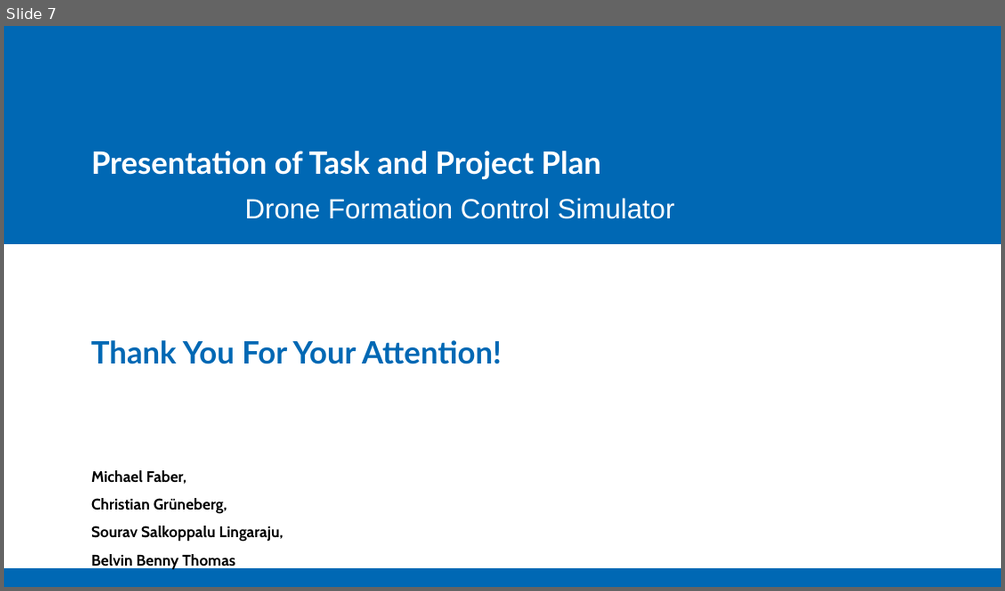
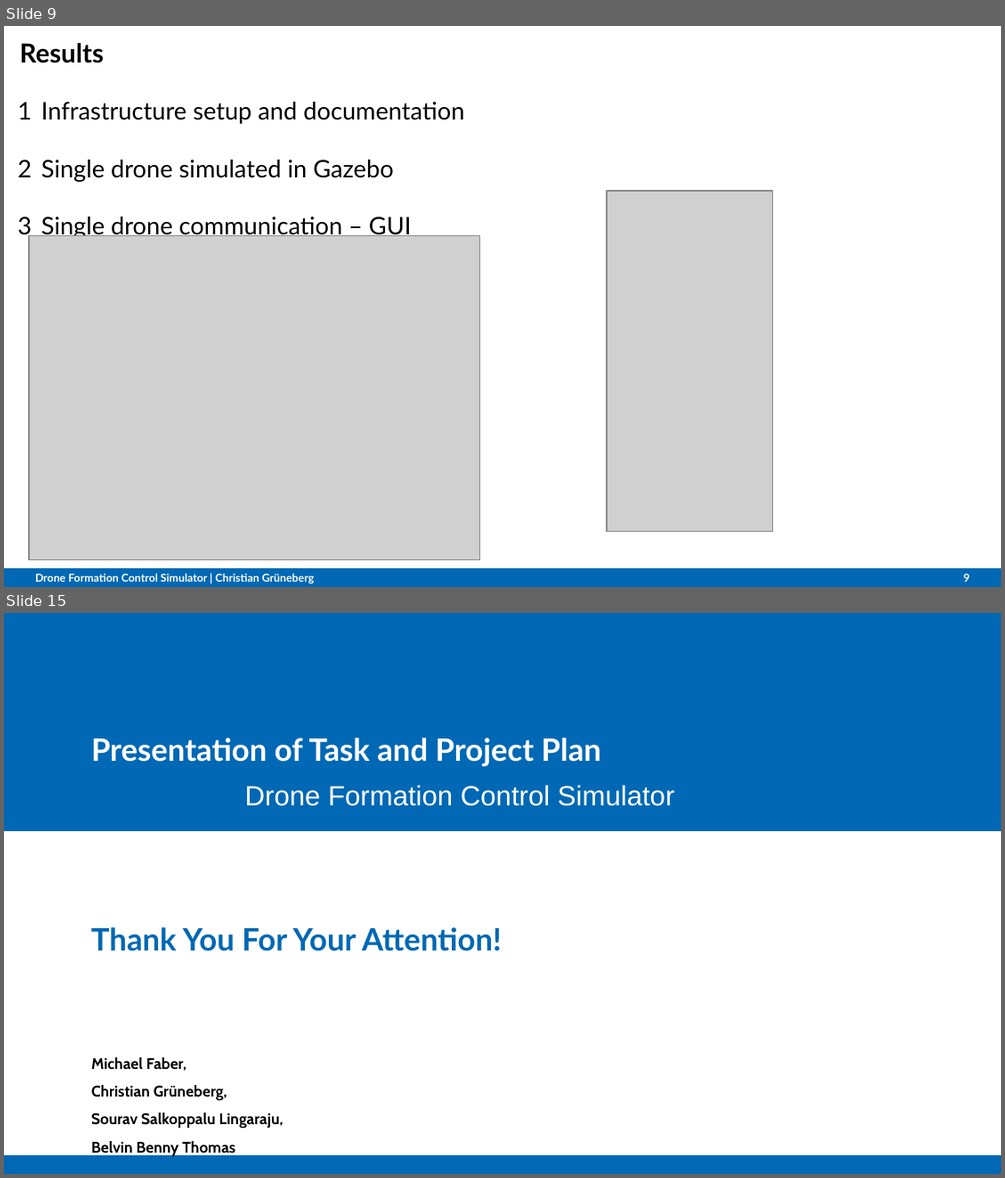
Before and after one commit to Belvin7/Drone_Project_personal-, a slide deck: AMS_Project_Plan.odp. Shown one above the other, each under a label of ours: slide 7 before the commit, slides 9 and 15 after it; the slides between them are not shown. The pictures are 1005x591 and 1005x1178 pixels, drawn with LibreOffice and Linux fonts; fonts in the diff are those of the drawing; grey boxes stand for pictures; background and template pictures are left out. Boxes give left, top, right and bottom in pixels: in the first picture for what was removed or moved away, otherwise in the second. Text is boxed around its words. In the diff, an @@ line names an element or a change of style, - is before the commit and + after.

```diff
--- a/AMS_Project_Plan.odp
+++ b/AMS_Project_Plan.odp
@@ slide 9 added at [4,26,1001,587], background #FFFFFF; not listed: 1 template element that a slide beside it also shows @@
@@ title added at [20,43,104,63], 18.9 pt, text #000000, bold @@
+Results
@@ text added at [41,102,464,240], 17.5 pt, text #000000 @@
+1 Infrastructure setup and documentation
+2 Single drone simulated in Gazebo
+3 Single drone communication – GUI
@@ picture added at [606,191,771,532] @@
@@ picture added at [29,236,479,560] @@
@@ text added at [35,573,315,584], 7.9 pt, text #FFFFFF, bold @@
+Drone Formation Control Simulator | Christian Grüneberg
@@ page number added at [963,573,970,581], 7.9 pt, text #FFFFFF, bold @@
+9
@@ what was slide 7 is now slide 15 @@
```
Also in this commit, not shown: 2 slides changed, 11 other slides added, 4 slides removed.
